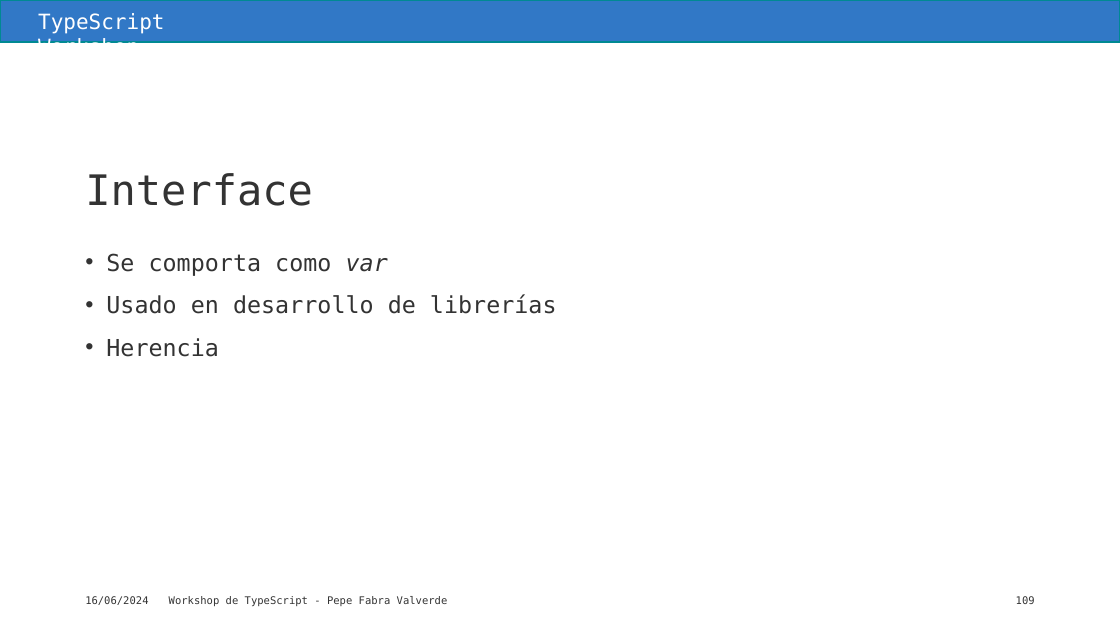
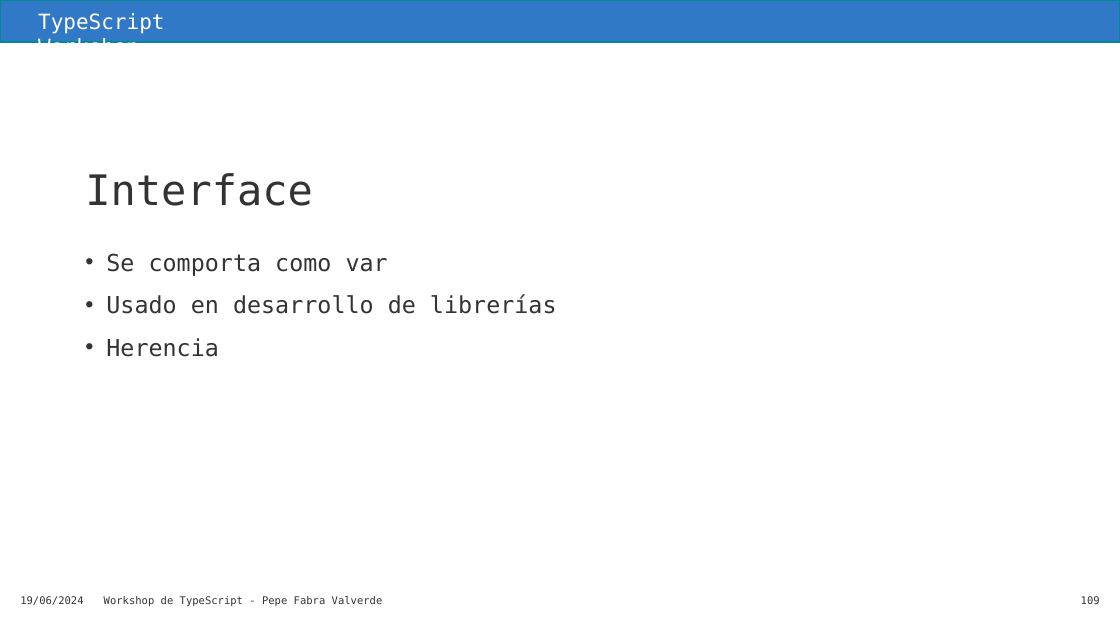
Before and after one commit to jofaval/talks-about, a slide deck: slide 109 of workshops/typescript/typescript-workshop.es.pptx. Drawn at 1120x630 pixels with LibreOffice and Linux fonts; fonts in the diff are those of the drawing; background and template pictures are left out. Boxes give left, top, right and bottom in pixels: in the first picture for what was removed or moved away, otherwise in the second. Text is boxed around its words. In the diff, an @@ line names an element or a change of style, - is before the commit and + after.

```diff
--- a/workshops/typescript/typescript-workshop.es.pptx
+++ b/workshops/typescript/typescript-workshop.es.pptx
@@ text at <box>106,253,388,276</box>: italic off in "var"; alignment justified to left @@
@@ text at <box>20,596,83,605</box>: text changed @@
-16/06/2024
+19/06/2024
@@ text "Workshop de TypeScript - Pepe ...": place and size @@
-text "Workshop de TypeScript - Pepe ..." at <box>169,596,448,606</box>
+text "Workshop de TypeScript - Pepe ..." at <box>104,596,383,606</box>
@@ page number: place and size @@
-page number at <box>1016,596,1035,604</box>
+page number at <box>1081,596,1100,604</box>
```
Also in this commit, not shown: 188 other slides changed, 4 slides added, 2 other files.
